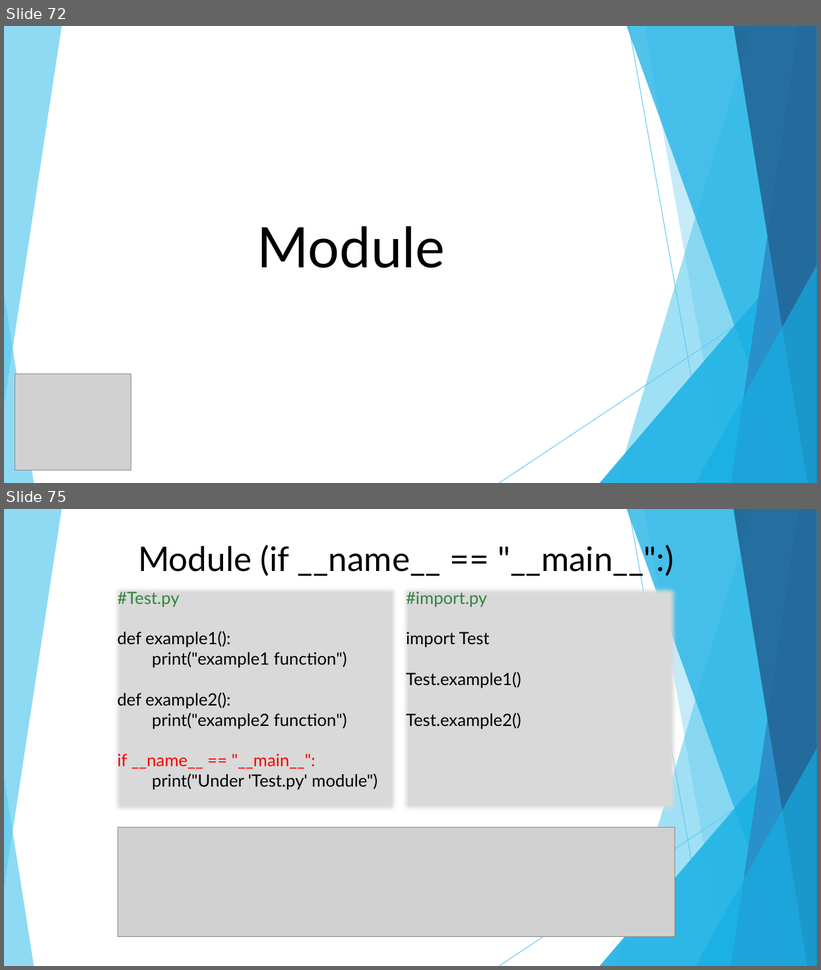
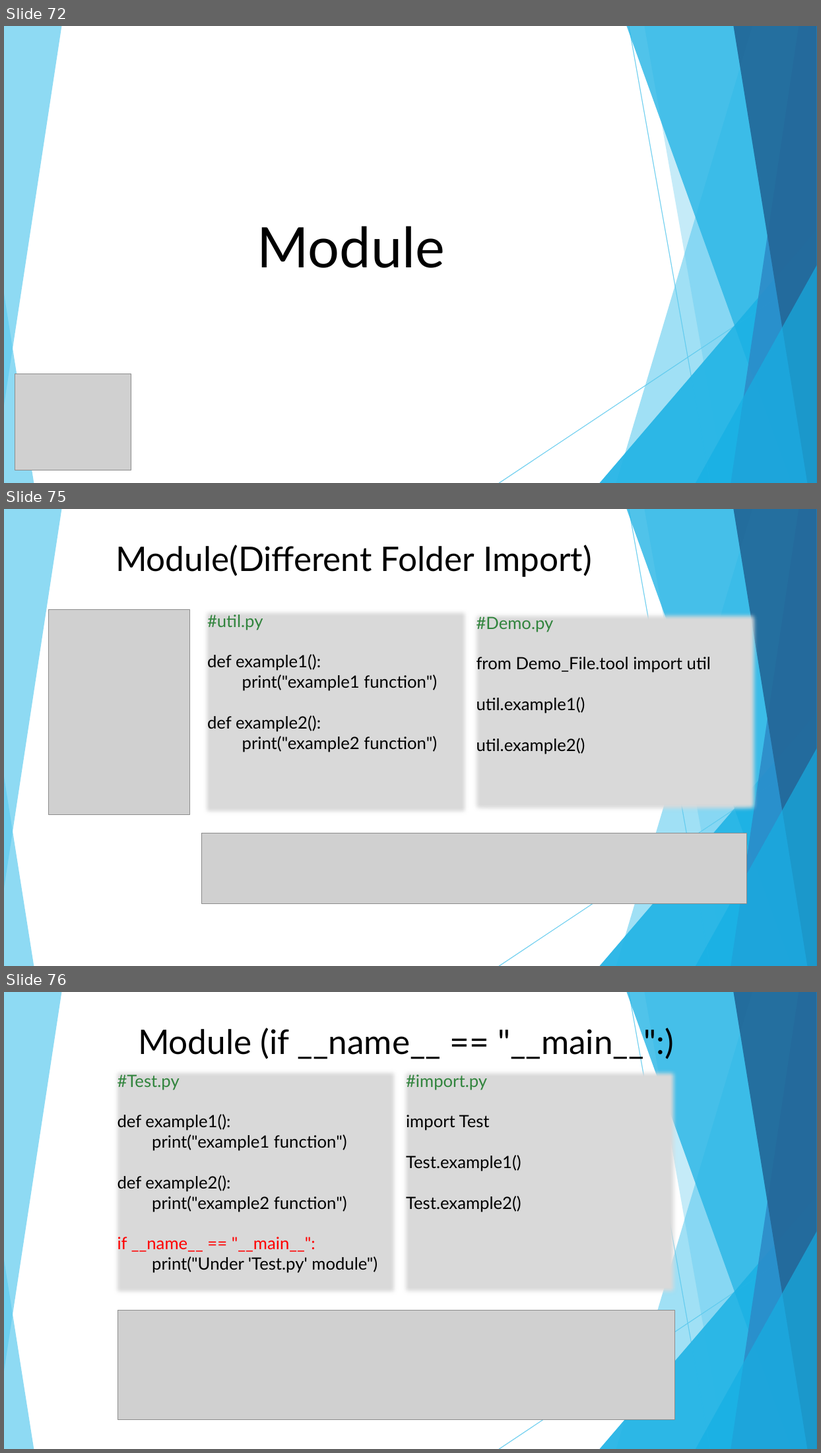
Before and after one commit to DavidChu0424/PythonIntroduction, a slide deck: Python Introduction.pptx. Shown one above the other, each under a label of ours: slides 72 and 75 before the commit, slides 72, 75 and 76 after it; the slides between them are not shown. The pictures are 821x970 and 821x1453 pixels, drawn with LibreOffice and Linux fonts; fonts in the diff are those of the drawing; grey boxes stand for pictures. Boxes give left, top, right and bottom in pixels: in the first picture for what was removed or moved away, otherwise in the second. Text is boxed around its words. In the diff, an @@ line names an element or a change of style, - is before the commit and + after.

```diff
--- a/Python Introduction.pptx
+++ b/Python Introduction.pptx
@@ slide 75 added at bbox=[4, 509, 817, 966], background #FFFFFF; not listed: 20 template elements that a slide beside it also shows @@
@@ text added at bbox=[116, 545, 592, 577], 40 pt, text #000000 @@
+  Module(Different Folder Import)
@@ picture added at bbox=[48, 609, 189, 815] @@
@@ text added at bbox=[207, 615, 437, 753], 20 pt, text #000000 @@
+#util.py
+def example1():
+print("example1 function")
+def example2():
+print("example2 function")
@@ text added at bbox=[477, 617, 711, 755], 20 pt, text #000000 @@
+#Demo.py
+from Demo_File.tool import util
+util.example1()
+util.example2()
@@ picture added at bbox=[201, 834, 748, 904] @@
@@ what was slide 75 is now slide 76 @@
```
Also in this commit, not shown: 2 slides changed, 1 other slide added.
